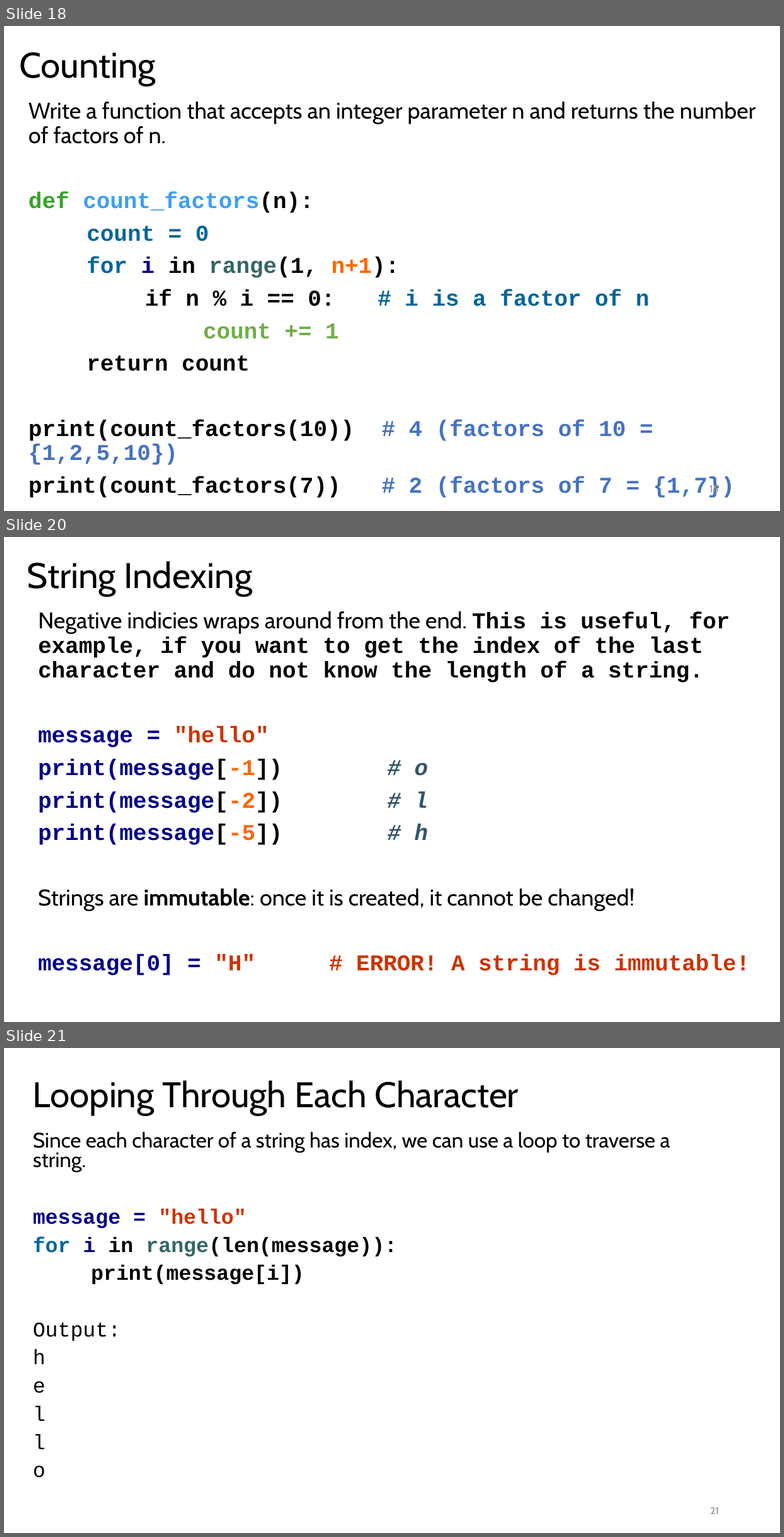
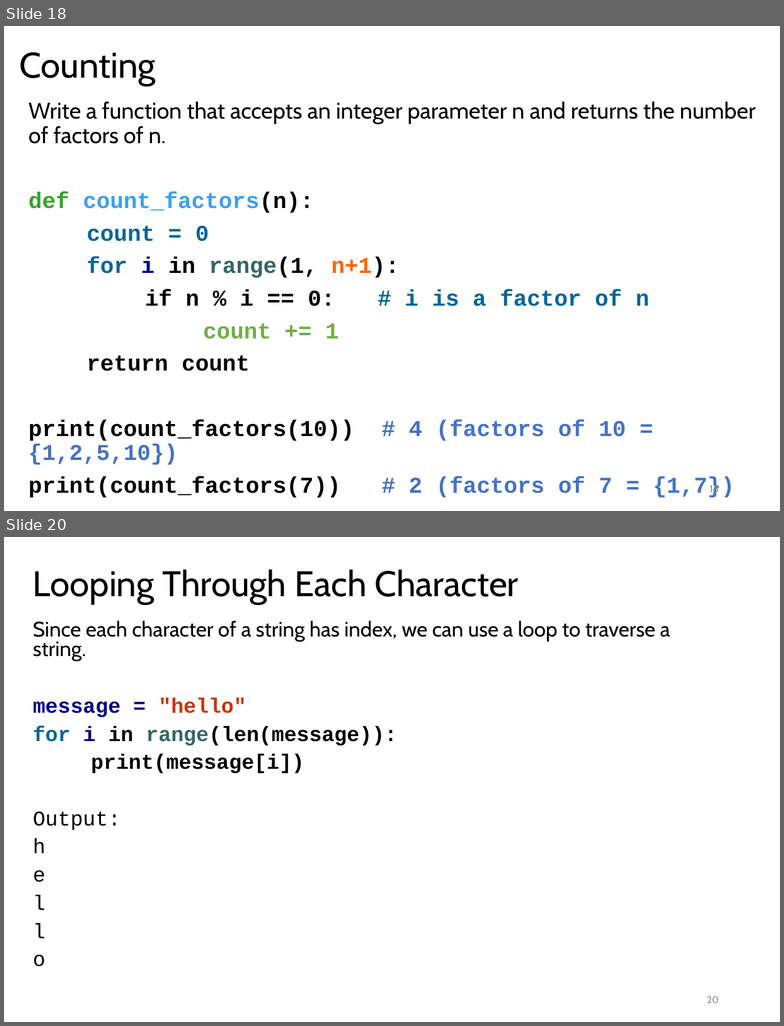
Before and after one commit to LongBaoNguyen/longbaonguyen.github.io, a slide deck: courses/apcsp/lect5.pptx. Shown one above the other, each under a label of ours: slides 18, 20 and 21 before the commit, slides 18 and 20 after it; the slides between them are not shown. The pictures are 784x1537 and 784x1026 pixels, drawn with LibreOffice and Linux fonts; fonts in the diff are those of the drawing. Boxes give left, top, right and bottom in pixels: in the first picture for what was removed or moved away, otherwise in the second. Text is boxed around its words. In the diff, an @@ line names an element or a change of style, - is before the commit and + after.

```diff
--- a/courses/apcsp/lect5.pptx
+++ b/courses/apcsp/lect5.pptx
@@ slide 20 removed at (4, 537, 780, 1022), background #FFFFFF @@
@@ title removed at (27, 561, 253, 596) @@
-String Indexing
@@ text removed at (38, 611, 751, 975) @@
-Negative indicies wraps around from the end. This is useful, for example, if you want to get the index of the last character and do not know the length of a string.
-message = "hello"
-print(message[-1]) # o
-print(message[-2]) # l
-print(message[-5]) # h
-Strings are immutable: once it is created, it cannot be changed!
-message[0] = "H" # ERROR! A string is immutable!
@@ what was slide 21 is now slide 20 @@
@@ page number at (707, 996, 719, 1003): text changed @@
-21
+20
```
Also in this commit, not shown: 1 slide changed, 1 other file.
